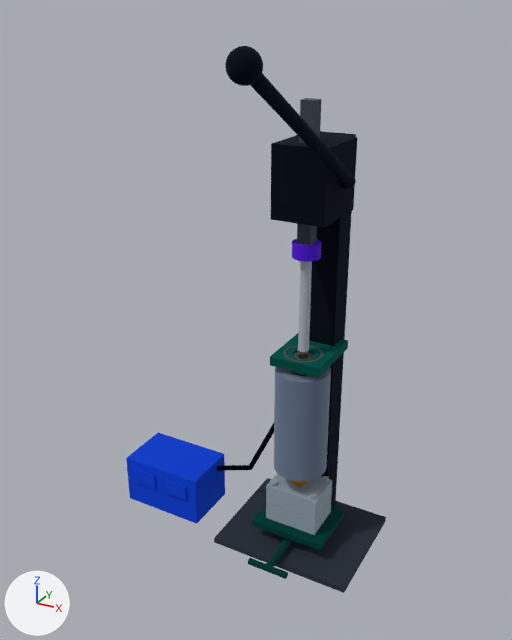
The glTF model media/model.glb: old version first, new version second.
Rendered twice from a 50 mm lens placed at (0.546, -1.194, 1.122), pointed at (-0.071, -0.073, 0.562). Lighting does not change. The marker at lower left points along +X, +Y and +Z. The first picture is the older version. Where no turn or scale is listed for an object, it has been applied to the vertices. Vertices at exactly the same position are counted once.

The first picture shows 'Aluminum mold set', 'Barrel bracket and heat break', 'Base plate', 'Column and rack-and-pinion drive head', 'Control box with PID and SSR', 'Heated barrel', 'Insulation jacket and guard', 'Mold clamp (screw lift table)', 'Plunger load cell', 'Plunger, 22 mm', 'Rack ram' and 2 more.
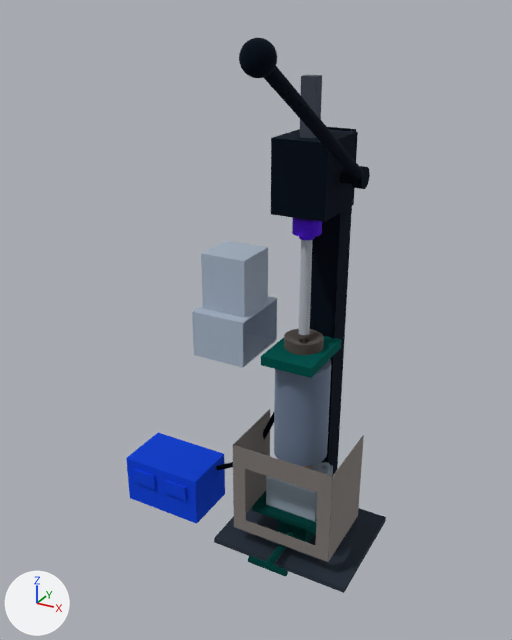
Patch to the scene script:
```diff
--- a/media/model.glb.py
+++ b/media/model.glb.py
@@ me_column_and_rack_and_pinion_drive_head @@
-me_column_and_rack_and_pinion_drive_head.from_pydata(...)  # 4596 vertices, 9188 faces; spans x -0.07..0.094, y -0.384..0.125, z 0.012..1.079
+me_column_and_rack_and_pinion_drive_head.from_pydata(...)  # 4884 vertices, 9772 faces; spans x -0.075..0.114, y -0.384..0.125, z 0.012..1.089
+# me_column_and_rack_and_pinion_drive_head part 1: 23 vertices moved within x -0.055..0.089, y -0.379..0.043, z 0.826..1.078; 4542 vertices removed from x -0.07..0.094, y -0.384..0.125, z 0.76..1.079; 4830 vertices added at x -0.075..0.114, y -0.384..0.125, z 0.012..1.089
 me_column_and_rack_and_pinion_drive_head.materials.append(mat_mat_1)
@@ me_heated_barrel @@
-me_heated_barrel.from_pydata(...)  # 1008 vertices, 2016 faces; spans x -0.04..0.04, y -0.04..0.04, z 0.192..0.474
+me_heated_barrel.from_pydata(...)  # 1071 vertices, 2142 faces; spans x -0.04..0.04, y -0.04..0.04, z 0.23..0.512
+# me_heated_barrel part 2: 1008 vertices removed from x -0.04..0.04, y -0.04..0.04, z 0.192..0.474; 1071 vertices added at x -0.04..0.04, y -0.04..0.04, z 0.23..0.512
 me_heated_barrel.materials.append(mat_mat_5)
@@ me_barrel_bracket_and_heat_break @@
-me_barrel_bracket_and_heat_break.from_pydata(...)  # 260 vertices, 520 faces; spans x -0.055..0.055, y -0.043..0.107, z 0.452..0.472
+me_barrel_bracket_and_heat_break.from_pydata(...)  # 260 vertices, 520 faces; spans x -0.055..0.055, y -0.082..0.068, z 0.47..0.49
+# me_barrel_bracket_and_heat_break part 3: all 2 vertices in x -0.055, y -0.043, z 0.452..0.472 are moved by (0.0, -0.039, 0.018)
+# me_barrel_bracket_and_heat_break part 4: all 2 vertices in x -0.055, y 0.107, z 0.452..0.472 are moved by (0.0, -0.039, 0.018)
+# me_barrel_bracket_and_heat_break part 5: all 2 vertices in x 0.055, y -0.043, z 0.452..0.472 are moved by (0.0, -0.039, 0.018)
+# me_barrel_bracket_and_heat_break part 6: all 2 vertices in x 0.055, y 0.107, z 0.452..0.472 are moved by (0.0, -0.039, 0.018)
+# other edits to the shape of me_barrel_bracket_and_heat_break do not show in these pictures
 me_barrel_bracket_and_heat_break.materials.append(mat_mat_8)
@@ me_insulation_jacket_and_guard @@
-me_insulation_jacket_and_guard.from_pydata(...)  # 504 vertices, 1008 faces; spans x -0.058..0.058, y -0.058..0.058, z 0.198..0.438
+me_insulation_jacket_and_guard.from_pydata(...)  # 504 vertices, 1008 faces; spans x -0.058..0.058, y -0.058..0.058, z 0.236..0.456
+# me_insulation_jacket_and_guard part 7: the whole mesh is scaled about its middle by (1, 1, 0.917), then moved by (0.0, 0.0, 0.028)
 me_insulation_jacket_and_guard.materials.append(mat_mat_9)
@@ me_mold_clamp__screw_lift_table @@
-me_mold_clamp__screw_lift_table.from_pydata(...)  # 625 vertices, 1242 faces; spans x -0.085..0.085, y -0.157..0.065, z 0.012..0.06
+me_mold_clamp__screw_lift_table.from_pydata(...)  # 625 vertices, 1246 faces; spans x -0.085..0.085, y -0.157..0.065, z 0.012..0.1
+# me_mold_clamp__screw_lift_table part 8: 8 vertices moved within x -0.045..0.045, y -0.157..-0.035, z 0.031; 595 vertices removed from x -0.085..0.085, y -0.157..0.065, z 0.02..0.06; 595 vertices added at x -0.085..0.085, y -0.157..0.065, z 0.026..0.1
 me_mold_clamp__screw_lift_table.materials.append(mat_mat_10)
@@ me_aluminum_mold_set @@
-me_aluminum_mold_set.from_pydata(...)  # 1284 vertices, 2544 faces; spans x -0.06..0.06, y -0.045..0.045, z 0.0625..0.16
+me_aluminum_mold_set.from_pydata(...)  # 1284 vertices, 2564 faces; spans x -0.06..0.06, y -0.045..0.045, z 0.1003..0.197
+# me_aluminum_mold_set part 9: the loose piece of 260 vertices spanning x -0.06..0.06, y -0.045..0.045, z 0.1075..0.1515 is rebuilt with 16 vertices and now spans x -0.06..0.06, y -0.045..0.045, z 0.1003..0.1448
+# me_aluminum_mold_set part 10: a new loose piece of 1268 vertices spanning x -0.06..0.06, y -0.045..0.045, z 0.1453..0.197, in mat_mat_11 (pale blue #b8c4ce)
+# me_aluminum_mold_set part 11: 6 loose pieces with 1024 vertices, spanning x -0.06..0.06, y -0.045..0.045, z 0.0625..0.16, are deleted
 me_aluminum_mold_set.materials.append(mat_mat_11)
@@ ob_rack_ram @@
 ob_rack_ram = bpy.data.objects.new('Rack ram', me_rack_ram)
-ob_rack_ram.location = (0.0, 0.0, 0.844)
+ob_rack_ram.location = (0.0, 0.0, 0.888)
@@ ob_plunger_load_cell @@
-ob_plunger_load_cell = bpy.data.objects.new('Plunger load cell', me_plunger_load_cell)
@@ ob_fume_hood_and_duct @@
+ob_fume_hood_and_duct = bpy.data.objects.new('Fume hood and duct', me_fume_hood_and_duct)  # 24 vertices, 44 faces; spans x -0.22..-0.1, y -0.075..0.075, z 0.45..0.67; in mat_mat_15 (pale blue #cbd5e1)
+ob_fume_hood_and_duct.location = (0.0, 0.0, 0.0)
@@ ob_nozzle_zone_shield @@
+ob_nozzle_zone_shield = bpy.data.objects.new('Nozzle zone shield', me_nozzle_zone_shield)  # 32 vertices, 64 faces; spans x -0.116..0.116, y -0.096..0.075, z 0.052..0.27; in mat_mat_14 (grey #a8a29e)
+ob_nozzle_zone_shield.location = (0.0, 0.0, 0.0)
@@ ob_plunger_load_cell_and_spacer @@
+ob_plunger_load_cell_and_spacer = bpy.data.objects.new('Plunger load cell and spacer', me_plunger_load_cell_and_spacer)  # 504 vertices, 1004 faces; spans x -0.028..0.028, y -0.028..0.028, z 0.72..0.76; in mat_mat_3 (purple #7c3aed)
+ob_plunger_load_cell_and_spacer.location = (0.0, 0.0, 0.0)
```

What differs and where, as boxes [x1, y1, x2, y2] in the pictures (512 x 640 px; the box of a moved part takes in the faces that stretch with it):
'Column and rack-and-pinion drive head', reshaped
    before: [225, 46, 357, 508]
    after: [239, 38, 370, 474]
'Fume hood and duct', added (pale blue)
    after: [192, 240, 277, 368]
'Nozzle zone shield', added
    after: [233, 409, 364, 562]
'Insulation jacket and guard', moved, rescaled
    before: [274, 367, 331, 481]
    after: [274, 359, 331, 467]
'Aluminum mold set', reshaped
    before: [266, 473, 332, 535]
    after: [266, 462, 333, 521]
'Mold clamp (screw lift table)', reshaped
    before: [248, 505, 344, 579]
    after: [248, 491, 317, 577]
'Barrel bracket and heat break', reshaped
    before: [270, 333, 348, 378]
    after: [261, 336, 341, 378]
'Rack ram', moved
    before: [297, 98, 321, 245]
    after: [298, 75, 322, 220]
'Heated barrel', reshaped
    before: [284, 345, 323, 376]
    after: [284, 329, 324, 355]
'Plunger load cell and spacer', added (purple)
    after: [292, 218, 322, 240]
'Plunger load cell', deleted (purple)
    before: [292, 239, 321, 262]
part 3 of me_barrel_bracket_and_heat_break, moved or reshaped
    before: [271, 351, 298, 359]
    after: [263, 348, 288, 356]
part 4 of me_barrel_bracket_and_heat_break, moved or reshaped
    before: [270, 333, 299, 357]
    after: [262, 338, 284, 356]
part 5 of me_barrel_bracket_and_heat_break, moved or reshaped
    before: [270, 356, 319, 378]
    after: [261, 352, 313, 378]
part 6 of me_barrel_bracket_and_heat_break, moved or reshaped
    before: [309, 339, 348, 377]
    after: [311, 336, 341, 377]
part 9 of me_aluminum_mold_set, rebuilt
    before: [266, 473, 332, 519]
    after: [266, 488, 317, 521]
part 10 of me_aluminum_mold_set, added (pale blue)
    after: [266, 462, 333, 505]
part 11 of me_aluminum_mold_set, deleted
    before: [266, 476, 331, 535]
